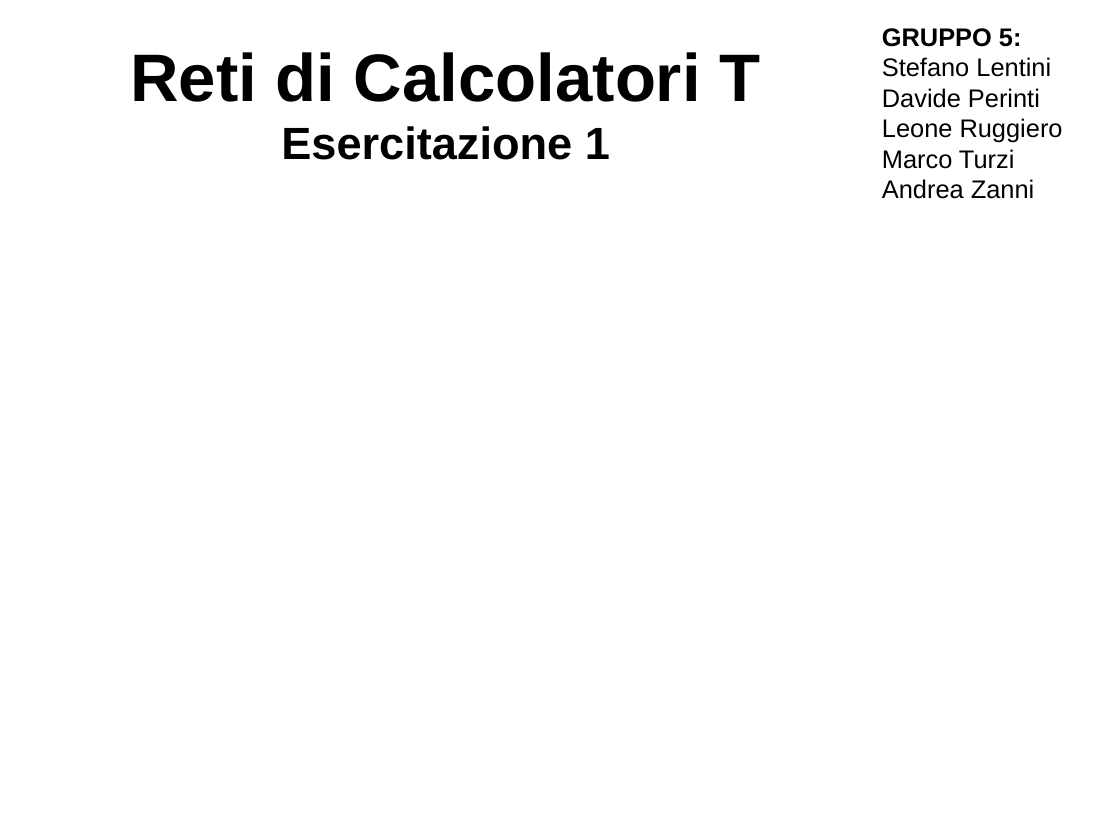
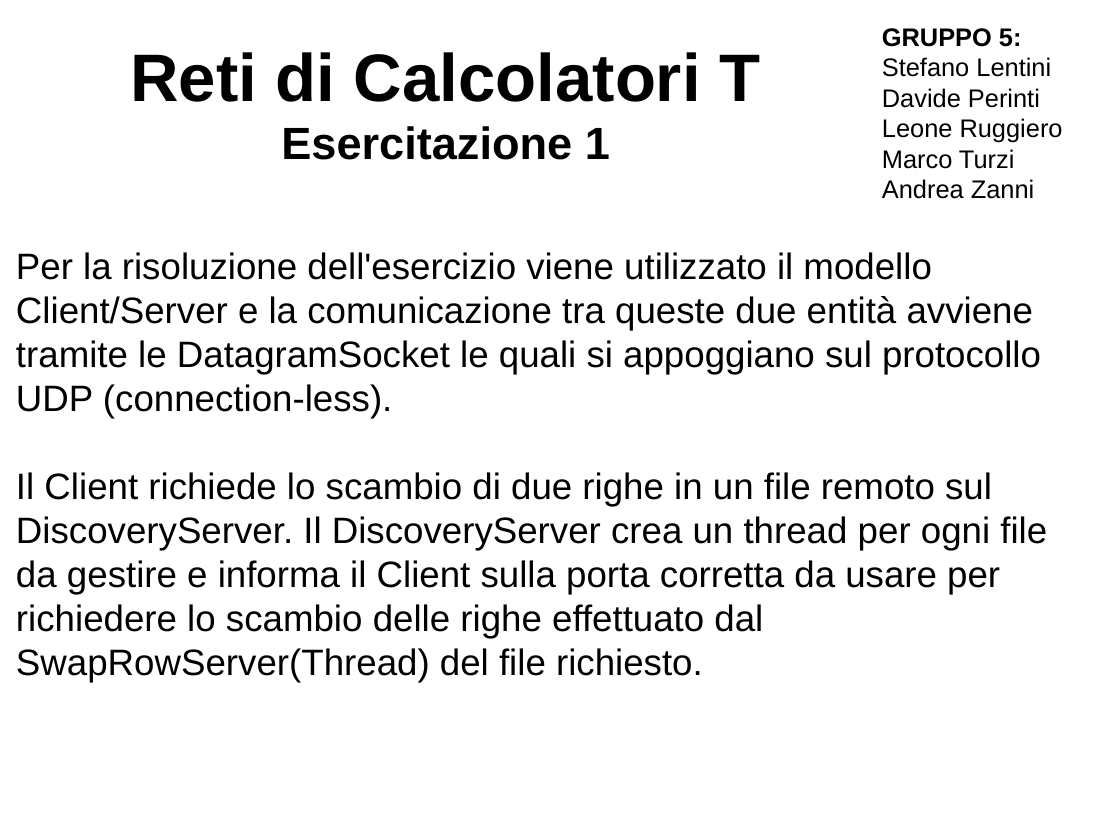
Before and after one commit to stefl3n/Esercitazione1, a slide deck: slide 1 of Presentazione/PRESENTAZIONE.odp. Drawn at 1120x840 pixels with LibreOffice and Linux fonts; fonts in the diff are those of the drawing; background and template pictures are left out. Boxes give left, top, right and bottom in pixels: in the first picture for what was removed or moved away, otherwise in the second. Text is boxed around its words. In the diff, an @@ line names an element or a change of style, - is before the commit and + after.

```diff
--- a/Presentazione/PRESENTAZIONE.odp
+++ b/Presentazione/PRESENTAZIONE.odp
@@ subtitle added at bbox=[16, 252, 1047, 682], 26 pt, text #000000 @@
+Per la risoluzione dell'esercizio viene utilizzato il modello Client/Server e la comunicazione tra queste due entità avviene tramite le DatagramSocket le quali si appoggiano sul protocollo UDP (connection-less).
+Il Client richiede lo scambio di due righe in un file remoto sul DiscoveryServer. Il DiscoveryServer crea un thread per ogni file da gestire e informa il Client sulla porta corretta da usare per richiedere lo scambio delle righe effettuato dal SwapRowServer(Thread) del file richiesto.
```
Also in this commit, not shown: 1 other slide changed, 1 other file.
